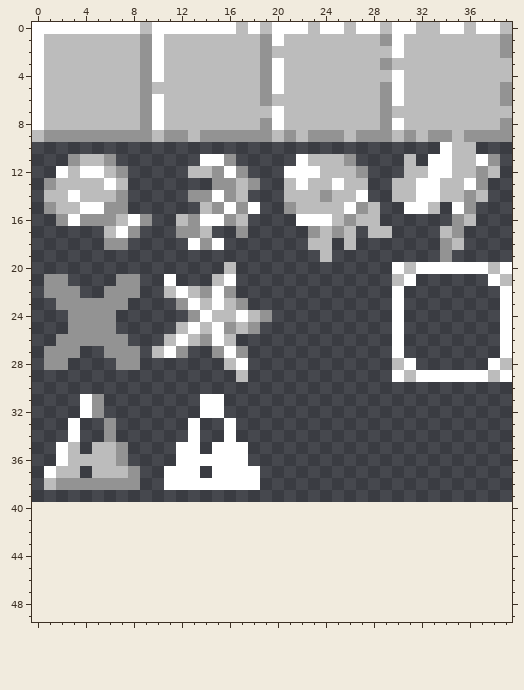
Pixel-art sprite -- Resource/Image/Squares.png. Above: the version before the commit.
The file is 40x40 pixels. The old version is drawn lined up with the new one, on the new canvas.
Once edited:
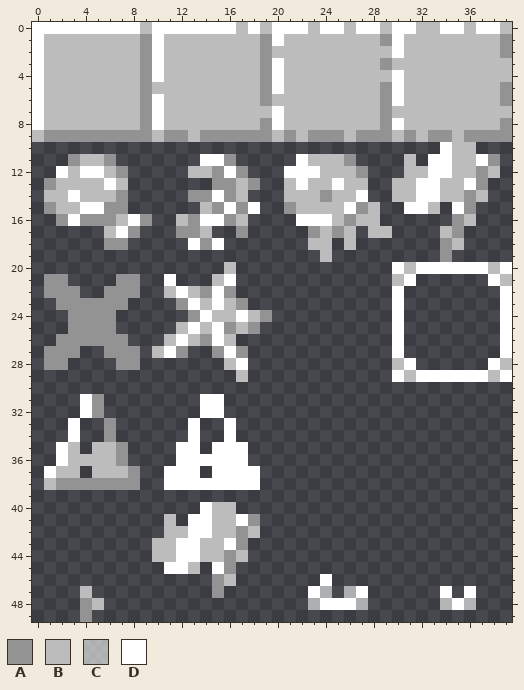
Palette (. is transparent): A #939393  B #bcbcbc  C #ffffff96  D #ffffff
Difference:
canvas 40x40 -> 40x50
@@ x 0..39 @@
 39 ........................................
-40 ........................................
-41 ........................................
-42 ........................................
-43 ........................................
-44 ........................................
-45 ........................................
-46 ........................................
-47 ........................................
-48 ........................................
-49 ........................................
+40 ..............DBB.......................
+41 ...........B.DDBBDA.....................
+42 ...........BBDDBBAB.....................
+43 ..........BBDDBBDA......................
+44 ..........BBDDBBAB......................
+45 ...........DDB.DA.......................
+46 ...............AB.......D...............
+47 ....B..........A.......DC.CD......D.D...
+48 ....AB.................CDDDC......CDC...
+49 ....A...................................
